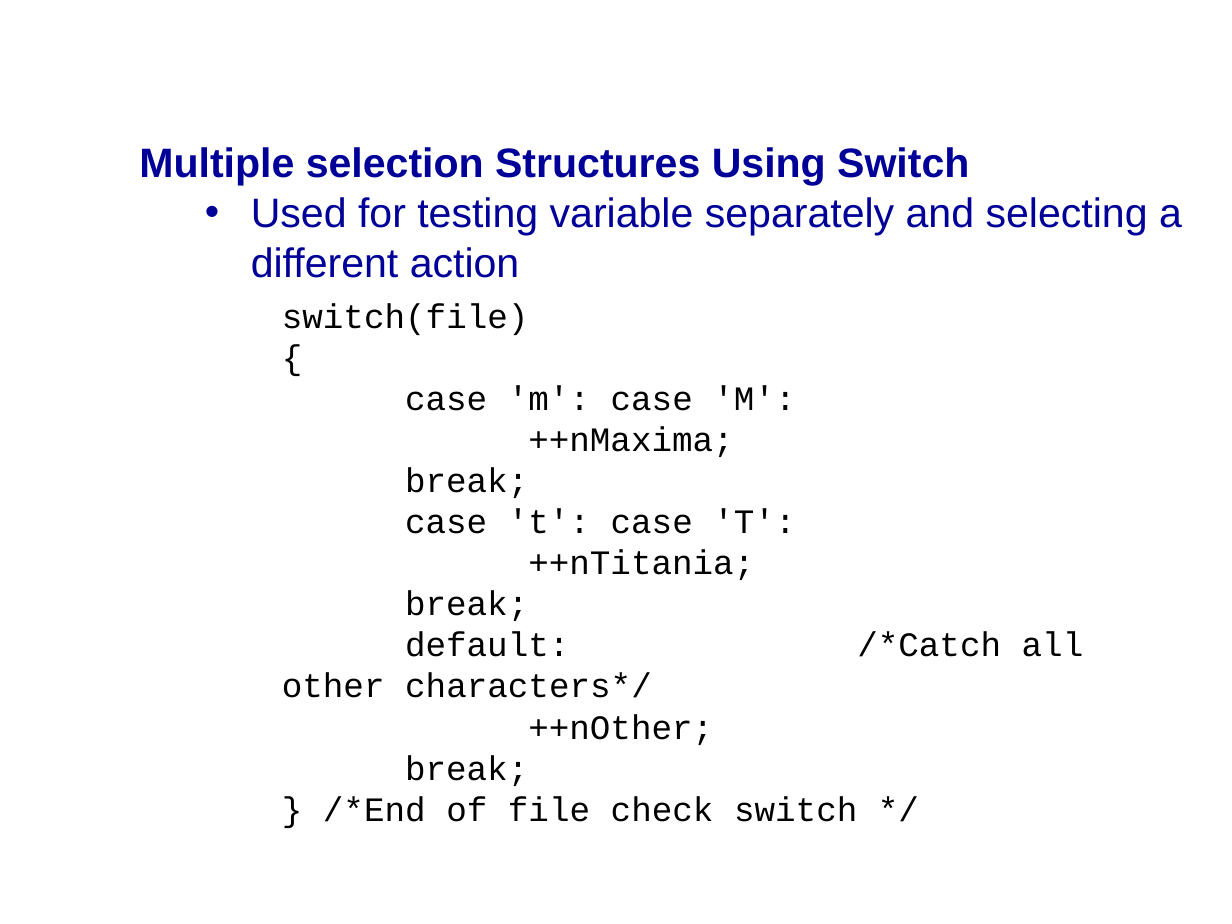
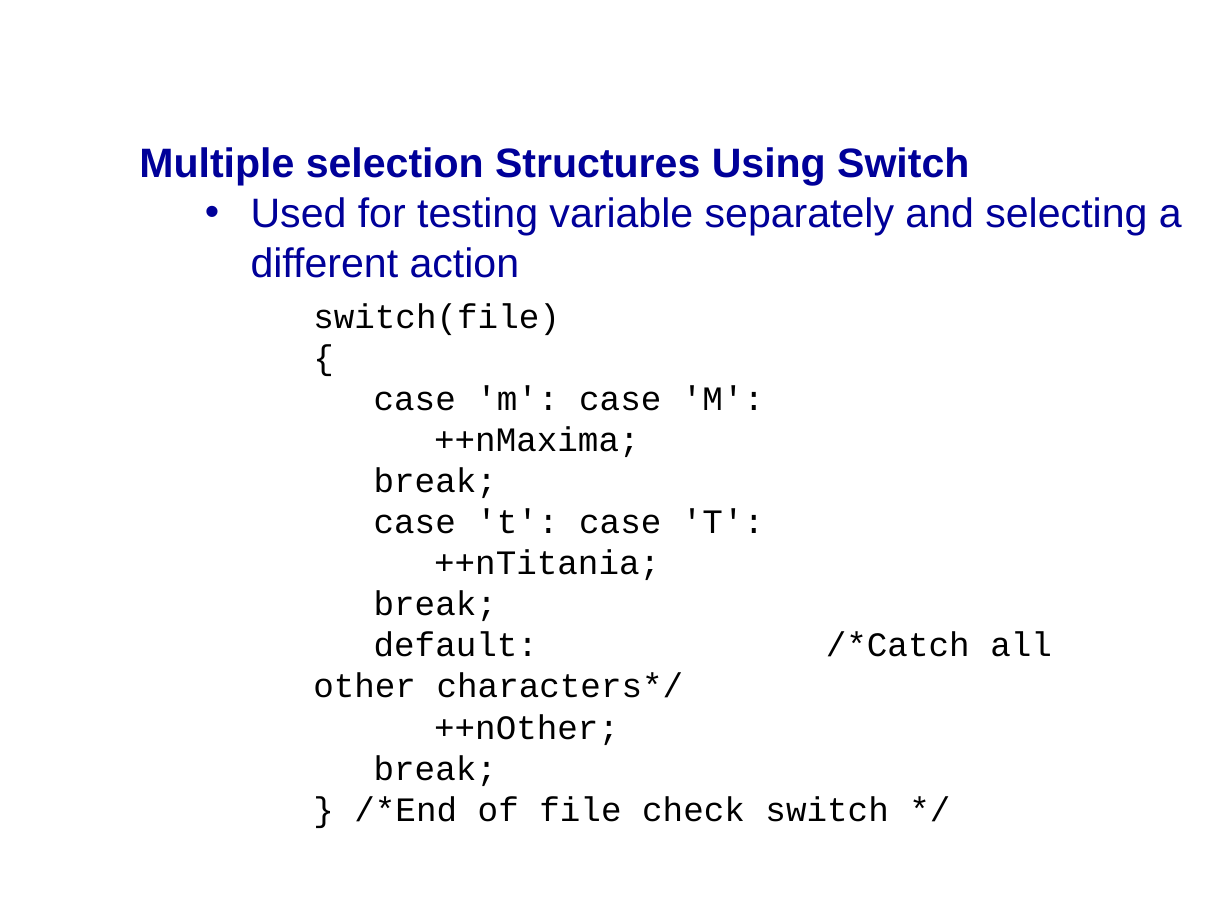
Before and after one commit to mikeg64/iome, a slide deck: slide 44 of src/examples/course/c/presentation/IntrotoC1.ppt (slide 43 before the commit). Drawn at 1232x924 pixels with LibreOffice and Linux fonts; fonts in the diff are those of the drawing; background and template pictures are left out. Boxes give left, top, right and bottom in pixels: in the first picture for what was removed or moved away, otherwise in the second. Text is boxed around its words. In the diff, an @@ line names an element or a change of style, - is before the commit and + after.

```diff
--- a/src/examples/course/c/presentation/IntrotoC1.ppt
+++ b/src/examples/course/c/presentation/IntrotoC1.ppt
@@ text "switch(file)" rewrapped from [282,303,1084,822] to [313,303,1052,822] @@
```
Also in this commit, not shown: 14 other slides changed, 1 slide added, 4 other files.
